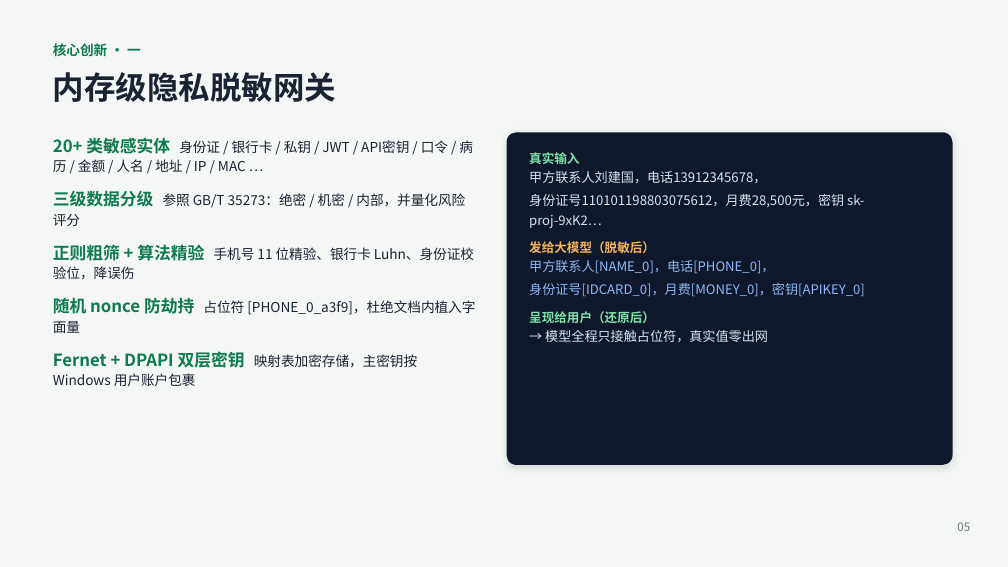
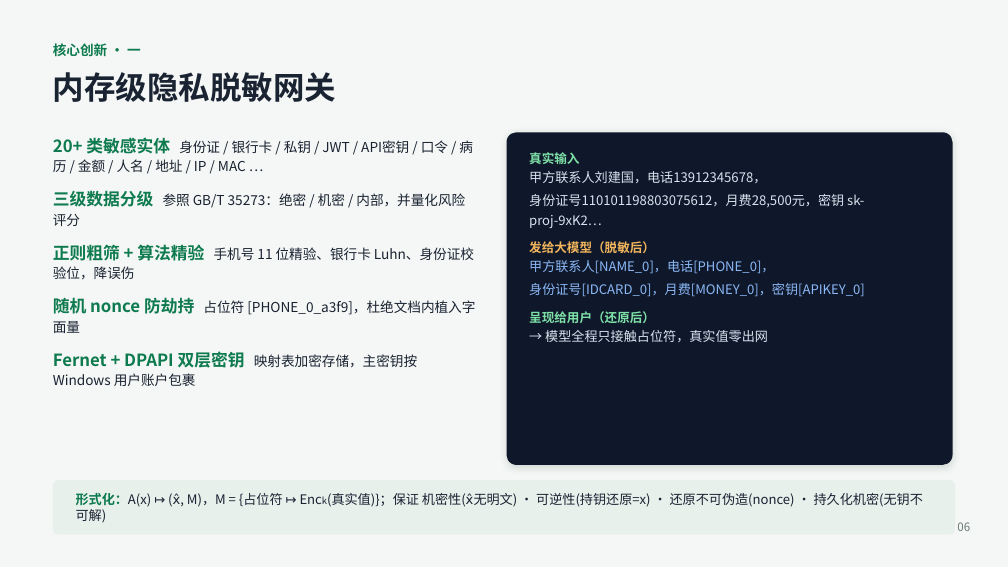
Before and after one commit to Andysun06/yindun-agent, a slide deck: slide 6 of 隐盾安全智能体_项目汇报.pptx (slide 5 before the commit). Drawn at 1008x567 pixels with LibreOffice and Linux fonts; fonts in the diff are those of the drawing. Boxes give left, top, right and bottom in pixels: in the first picture for what was removed or moved away, otherwise in the second. Text is boxed around its words. In the diff, an @@ line names an element or a change of style, - is before the commit and + after.

Commit message:
按评审意见强化：新增隐私攻防评测 + 技术报告重构（动机/挑战/算法形式化/威胁模型/攻击实验）
- privacy_eval.py：可复现的黑盒/白盒/还原劫持/提示注入/无密钥 8 项攻击实验
  结果(13篇/41实体)：召回100%·明文泄露0·误报0·还原100%·劫持0/500·持久化0命中
- 引擎增强：审计 _mask_text 复用完整脱敏管线(修复审计预览弱于主链路)；
  人名识别补全办公/医疗/金融角色触发词(员工/患者/参会人等)
- 技术报告(原参赛报告重构)：去参赛框架，补动机·挑战·脱敏算法形式化·威胁模型·攻击实验结果
- 汇报PPT 16页：新增关键挑战页+攻击实验结果页，隐私网关页加形式化，去参赛措辞
- 使用说明去参赛措辞；md2pdf.py 可复用转换脚本；安装包重编译

```diff
--- a/隐盾安全智能体_项目汇报.pptx
+++ b/隐盾安全智能体_项目汇报.pptx
@@ rounded rectangle added at box(53, 480, 955, 535), fill #E7F0EB @@
@@ text added at box(76, 493, 923, 523), 12.5 pt, text #1A2332 @@
+形式化：A(x) ↦ (x̂, M)，M = {占位符 ↦ Enck(真实值)}；保证 机密性(x̂无明文) · 可逆性(持钥还原=x) · 还原不可伪造(nonce) · 持久化机密(无钥不可解)
@@ text at box(957, 522, 970, 531): text changed @@
-05
+06
```
Also in this commit, not shown: 13 other slides changed, 2 slides added, 11 other files.
